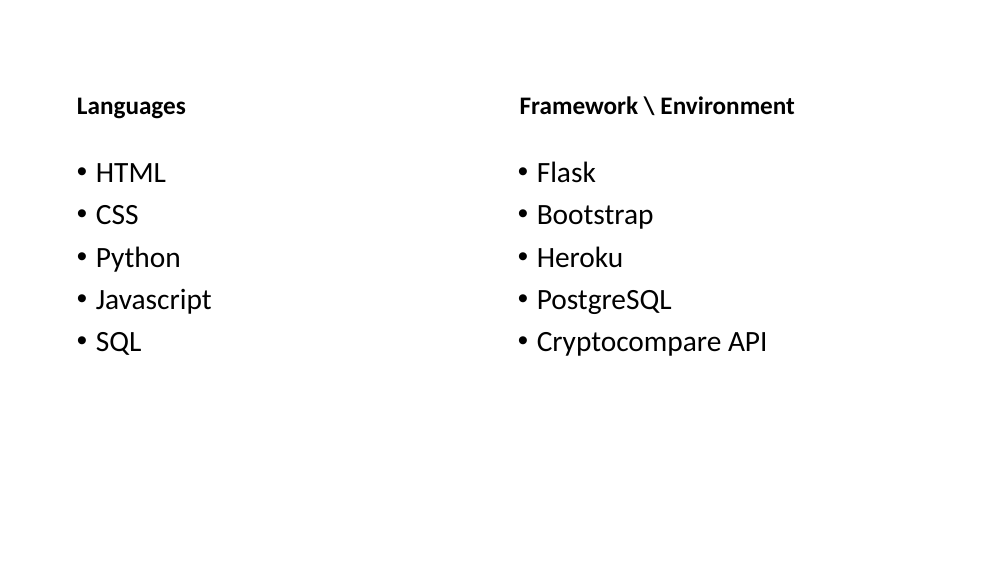
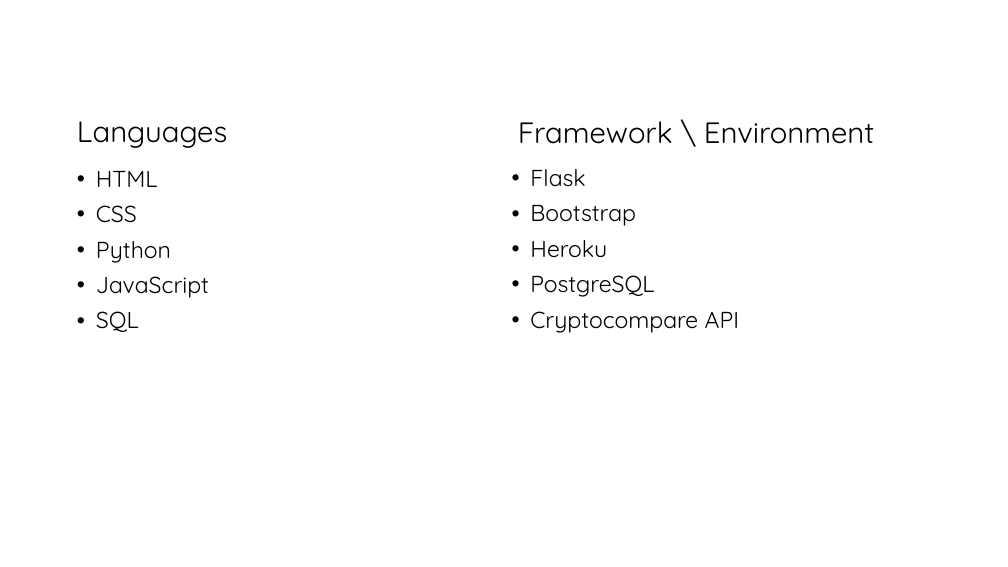
Before and after one commit to Andrew-Rendler/CSPB-3308-Project---Crypto-Tracker, a slide deck: slide 11 of CryptoTrackerPrez.pptx (slide 9 before the commit). Drawn at 1008x567 pixels with LibreOffice and Linux fonts; fonts in the diff are those of the drawing; background and template pictures are left out. Boxes give left, top, right and bottom in pixels: in the first picture for what was removed or moved away, otherwise in the second. Text is boxed around its words. In the diff, an @@ line names an element or a change of style, - is before the commit and + after.

Commit message:
Update ppt

```diff
--- a/CryptoTrackerPrez.pptx
+++ b/CryptoTrackerPrez.pptx
@@ text "Languages": place and size @@
-text "Languages" at (77,97,186,119)
+text "Languages" at (77,121,227,148)
@@ text "Languages" at (77,121,227,148): size 24 to 28 pt, font Calibri to Quicksand, bold off @@
@@ text "Framework \ Environment": place and size @@
-text "Framework \ Environment" at (520,96,794,115)
+text "Framework \ Environment" at (518,121,874,144)
@@ text "Framework \ Environment" at (518,121,874,144): size 24 to 28 pt, font Calibri to Quicksand, bold off @@
@@ text "HTML": place and size @@
-text "HTML" at (96,163,212,355)
+text "HTML" at (96,171,209,332)
@@ text at (96,171,171,332): size 28 to 22 pt, font Calibri to Quicksand in "HTML", "CSS", "Python", "SQL" @@
@@ text "Flask": place and size @@
-text "Flask" at (537,161,768,356)
+text "Flask" at (530,169,739,333)
@@ text "Flask" at (530,169,739,333): size 28 to 22 pt, font Calibri to Quicksand @@
@@ text at (96,276,209,298): text changed; size 28 to 22 pt; font Calibri to Quicksand @@
-• Javascript
+• JavaScript
```
Also in this commit, not shown: 5 other slides changed, 2 slides added.
